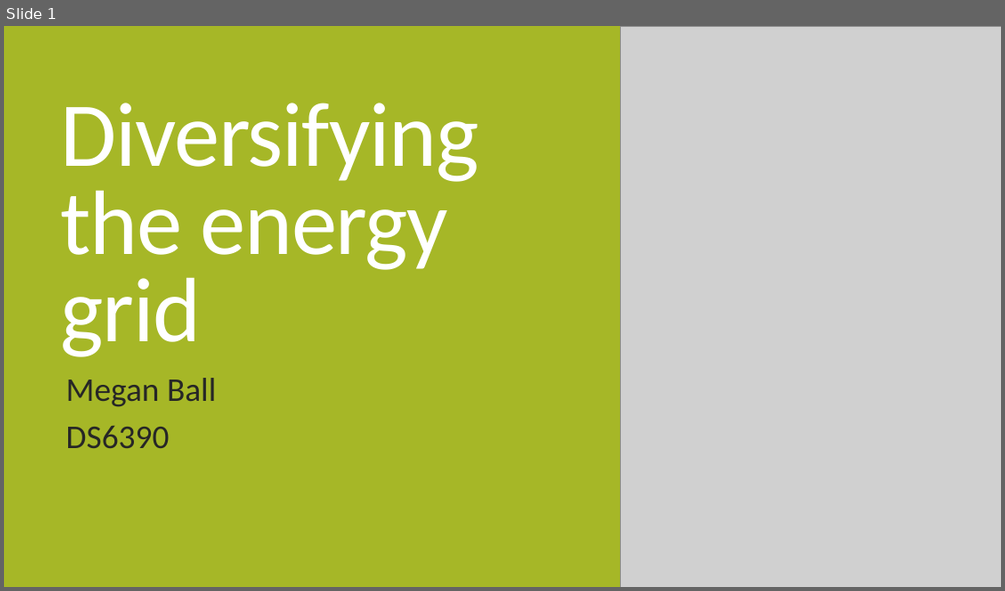
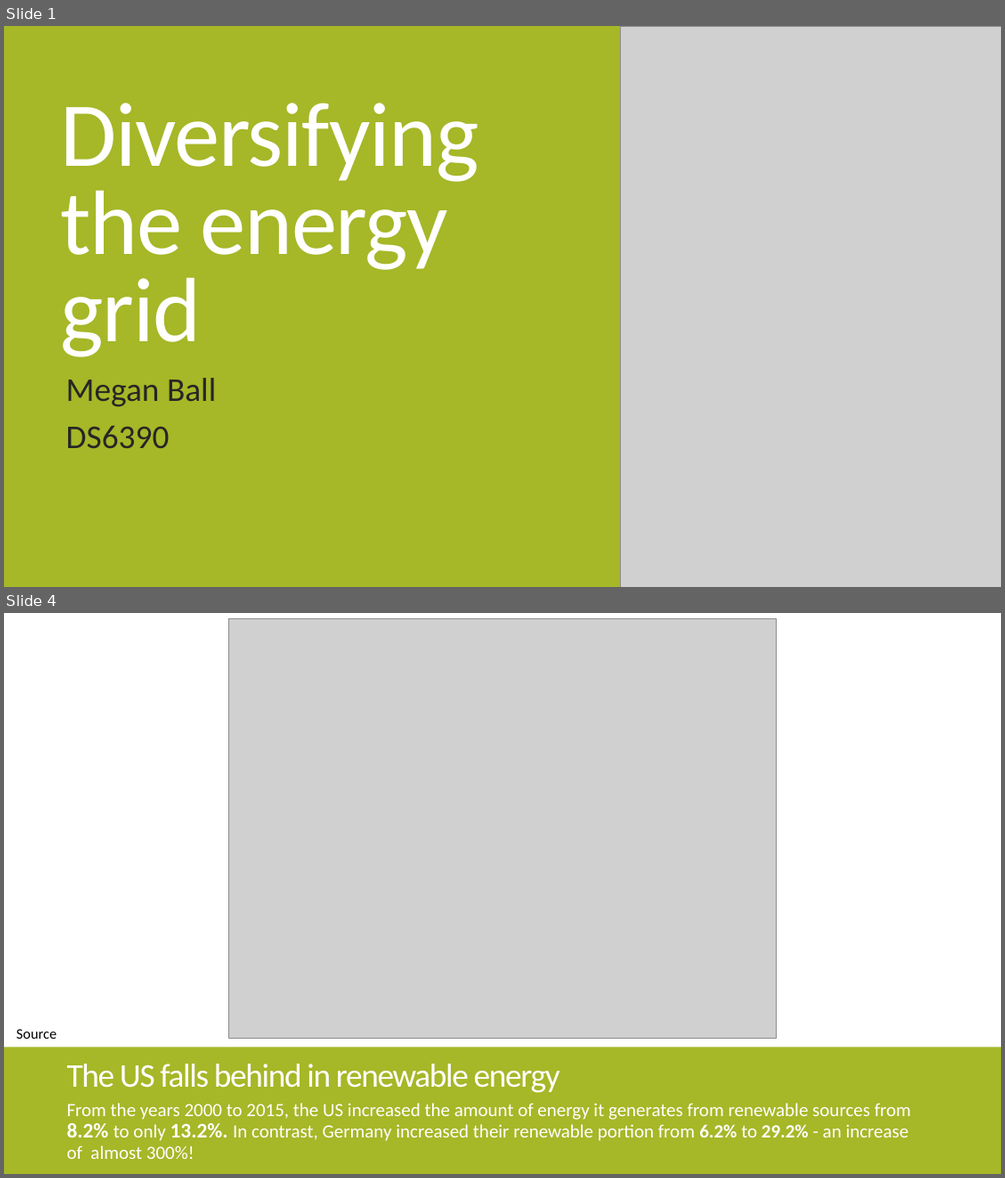
Before and after one commit to megball/DS6390-project, a slide deck: docs/MeganBall_Energy_DataStory_DS6390.pptx. Shown one above the other, each under a label of ours: slide 1 before the commit, slides 1 and 4 after it; the slides between them are not shown. The pictures are 1005x591 and 1005x1178 pixels, drawn with LibreOffice and Linux fonts; fonts in the diff are those of the drawing; grey boxes stand for pictures. Boxes give left, top, right and bottom in pixels: in the first picture for what was removed or moved away, otherwise in the second. Text is boxed around its words. In the diff, an @@ line names an element or a change of style, - is before the commit and + after.

```diff
--- a/docs/MeganBall_Energy_DataStory_DS6390.pptx
+++ b/docs/MeganBall_Energy_DataStory_DS6390.pptx
@@ slide 4 added at box(4, 613, 1001, 1174), background #A6B727 @@
@@ rectangle added at box(4, 613, 1001, 1046), fill #FFFFFF @@
@@ picture added at box(229, 619, 777, 1038) @@
@@ text added at box(16, 1029, 57, 1038), 14 pt, text #000000 @@
+Source
@@ title added at box(67, 1063, 560, 1093), 32 pt, text #FFFFFF @@
+The US falls behind in renewable energy
@@ text added at box(67, 1103, 911, 1159), 18 pt, text #FFFFFF @@
+From the years 2000 to 2015, the US increased the amount of energy it generates from renewable sources from 8.2% to only 13.2%. In contrast, Germany increased their renewable portion from 6.2% to 29.2% - an increase of almost 300%!
```
Also in this commit, not shown: 3 slides changed, 3 other slides added, 5 slides removed, 21 other files.
